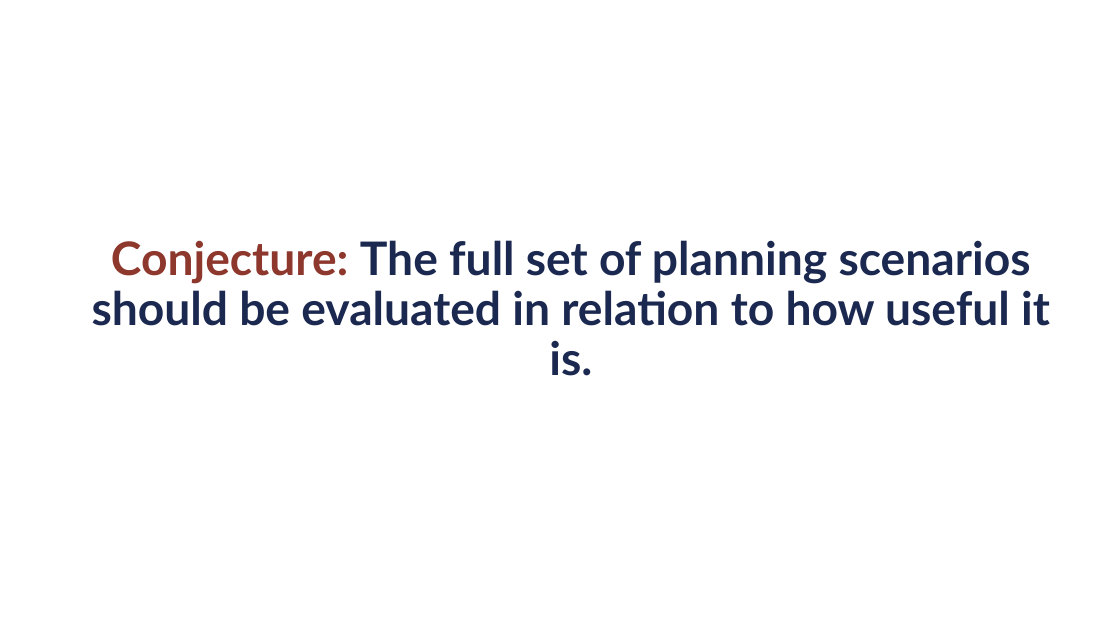
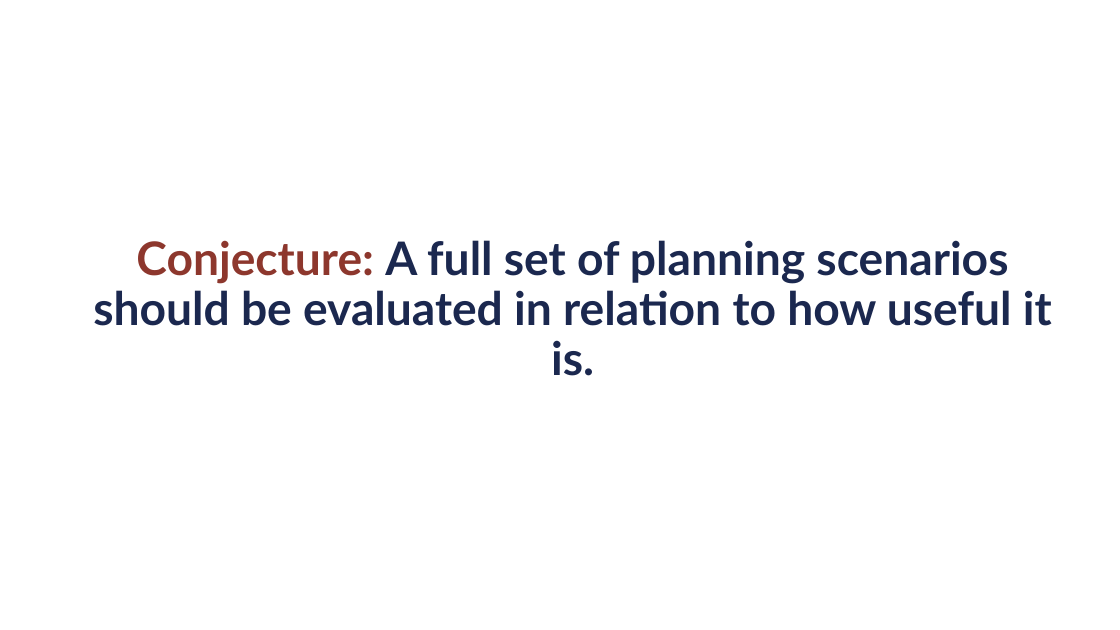
Before and after one commit to UNCIDD/scenario-eval-theory, a slide deck: slide 9 of presentations/INIPresentation_JL.pptx (slide 5 before the commit). Drawn at 1120x630 pixels with LibreOffice and Linux fonts; fonts in the diff are those of the drawing. Boxes give left, top, right and bottom in pixels: in the first picture for what was removed or moved away, otherwise in the second. Text is boxed around its words. In the diff, an @@ line names an element or a change of style, - is before the commit and + after.

```diff
--- a/presentations/INIPresentation_JL.pptx
+++ b/presentations/INIPresentation_JL.pptx
@@ title at [93, 240, 1052, 376]: text changed @@
-Conjecture: The full set of planning scenarios should be evaluated in relation to how useful it is.
+Conjecture: A full set of planning scenarios should be evaluated in relation to how useful it is.
```
Also in this commit, not shown: 4 other slides changed, 16 slides added, 2 slides removed, 4 other files.
